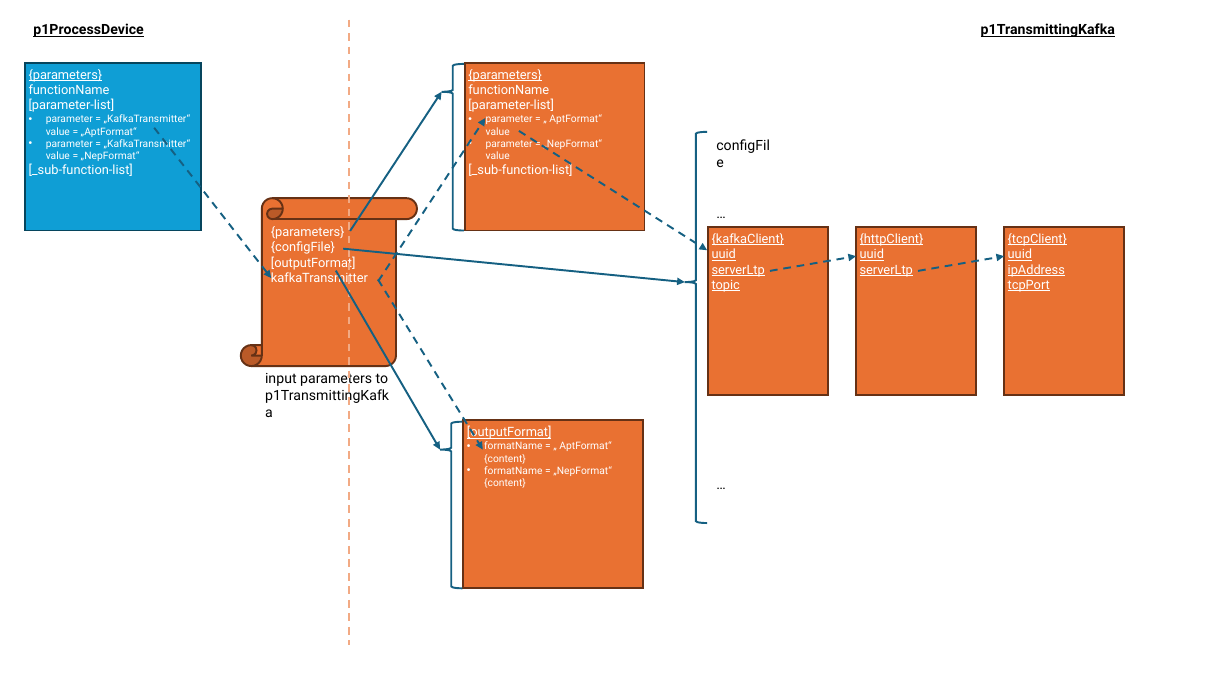
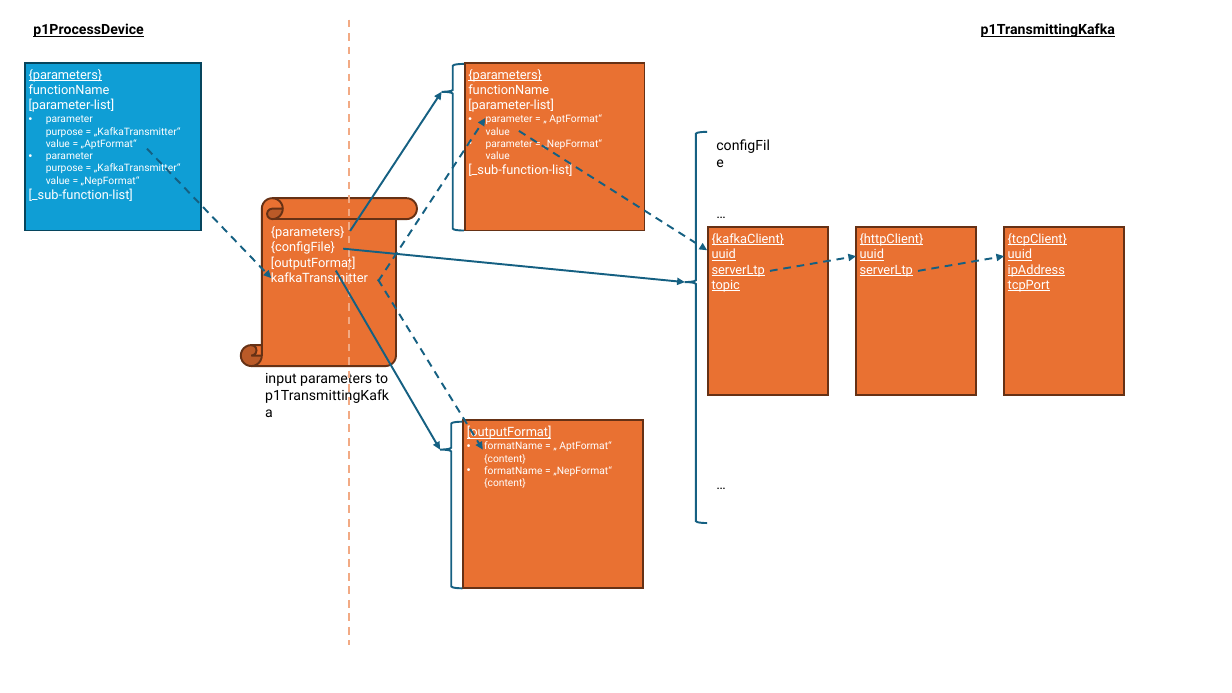
Before and after one commit to openBackhaul/DevicePerformanceManagementDataProcessor, a slide deck: slide 1 of spec/Functions/specificFunctions/p1StreamPmData/p1ProcessDevice/p1TransmittingKafka/1.0.0/parameterHandling.pptx. Drawn at 1232x693 pixels with LibreOffice and Linux fonts; fonts in the diff are those of the drawing. Boxes give left, top, right and bottom in pixels: in the first picture for what was removed or moved away, otherwise in the second. Text is boxed around its words. In the diff, an @@ line names an element or a change of style, - is before the commit and + after.

Commit message:
Make p1InitKafka configurable

```diff
--- a/spec/Functions/specificFunctions/p1StreamPmData/p1ProcessDevice/p1TransmittingKafka/1.0.0/parameterHandling.pptx
+++ b/spec/Functions/specificFunctions/p1StreamPmData/p1ProcessDevice/p1TransmittingKafka/1.0.0/parameterHandling.pptx
@@ text in rectangle at (46, 115, 181, 186): text changed @@
-• parameter = „KafkaTransmitter“
-  value = „AptFormat“
-• parameter = „KafkaTransmitter“
-  value = „NepFormat“
+• parameter
+  purpose = „KafkaTransmitter“
+  value = „AptFormat“
+• parameter
+  purpose = „KafkaTransmitter“
+  value = „NepFormat“
@@ arrow moved from (154, 128) - (272, 278) to (147, 149) - (272, 278) @@
```
Also in this commit, not shown: 14 other files.
